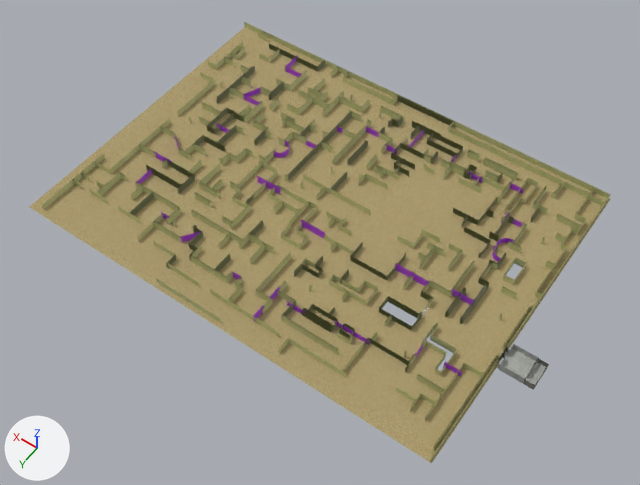
An edit to the Blender file Source/The Backrooms/Models/level0_minimap.blend, drawn before and after from the same camera.
Before and after are seen from a 50 mm camera at (-98.0, 113.6, 119.4) aimed at (-42.4, 35.8, -2.8). Every picture has the same lights, and +X, +Y and +Z are marked at lower left.

The first picture shows 'floor', 'floor.001', 'out_of_bounds', 'wall'.
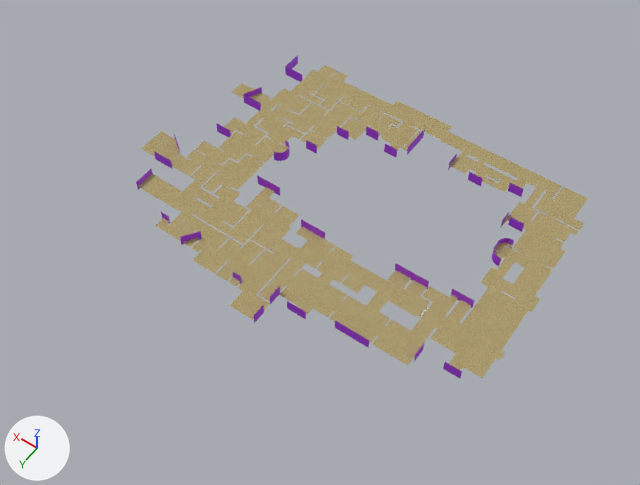
Commit message: Minimap version included

Location of each change, (x1, y1, x2, y2) in pixels of the pictures (640 x 485 px):
'floor', hidden (beige)
    before: (30, 27, 610, 463)
'floor.002', added
    after: (138, 65, 588, 378)
'wall', hidden (yellow)
    before: (42, 22, 611, 461)
'floor.001', deleted
    before: (497, 348, 547, 385)
'floor.004', added
    after: (494, 243, 512, 262)
'floor.005', added
    after: (278, 145, 288, 153)
'floor.003', added
    after: (420, 307, 428, 317)

The change, as a diff of the scene's bpy script:
```diff
--- a/Source/The Backrooms/Models/level0_minimap.blend.py
+++ b/Source/The Backrooms/Models/level0_minimap.blend.py
@@ mat_carpet21_001 @@
+mat_carpet21_001 = bpy.data.materials.new('carpet21.001')
+# uses the picture img_carpet21_png_002
+# uses the picture img_splinks_flooring_carpet_carpet21_n_png_001
@@ me_worldspawn_22_005 @@
-me_worldspawn_22_005.from_pydata(...)  # 2460 vertices, 1110 faces; spans x -76.8..5.8, y -59.8..1.3, z -1.1..0.5
-me_worldspawn_22_005.materials.append(mat_carpet21)
-me_worldspawn_22_005.materials.append(mat_startline)  # picture img_road_startv2_png
+me_worldspawn_22_005.from_pydata(...)  # 2050 vertices, 826 faces; spans x -76.2..-2.6, y -59.5..-2.8, z -1.1..0.5
+# me_worldspawn_22_005 part 1: 419 vertices removed from x -76.8..5.8, y -59.8..1.3, z -1.1..0.5; 9 vertices added at x -72.2..-64.1, y -25.7..-10.2, z -0.8
 me_worldspawn_22_005.materials.append(mat_backrooms)
-me_worldspawn_22_005.materials.append(mat_metaldoor053a)  # picture img_metaldoor053a_png
@@ ob_floor @@
 ob_floor.location = (-3.5, 59.8, 1.2)
+ob_floor.hide_set(True)
@@ ob_floor_001 @@
-ob_floor_001 = bpy.data.objects.new('floor.001', me_worldspawn_22_002)
@@ ob_wall @@
 ob_wall.location = (-3.5, 59.8, 0.9)
+ob_wall.hide_set(True)
@@ ob_floor_004 @@
+ob_floor_004 = bpy.data.objects.new('floor.004', me_worldspawn_22_008)  # 43 vertices, 8 faces; spans x -25.24..-23.17, y -39.28..-34.65, z -3.07..-3.01
+ob_floor_004.location = (-45.5, 58.6, 3.4)
@@ ob_floor_003 @@
+ob_floor_003 = bpy.data.objects.new('floor.003', me_worldspawn_22_004)  # 7 vertices, 2 faces; spans x -62.32..-61.96, y -21.28..-19.14, z -0.81; in mat_startline (picture img_road_startv2_png)
+ob_floor_003.location = (-3.5, 59.8, 1.2)
@@ ob_floor_002 @@
+ob_floor_002 = bpy.data.objects.new('floor.002', me_worldspawn_22_003)  # 904 vertices, 84 faces, 12 loose edges; spans x -76.5..-0.5, y -59.8..-3.0, z -1.0..-0.8
+ob_floor_002.location = (-3.5, 59.8, 1.2)
@@ ob_floor_005 @@
+ob_floor_005 = bpy.data.objects.new('floor.005', me_worldspawn_22_009)  # 36 vertices, 8 faces, 1 loose edge; spans x -23.56..-21.75, y -36.99..-33.44, z -0.81
+ob_floor_005.location = (-3.5, 59.8, 1.2)
```
